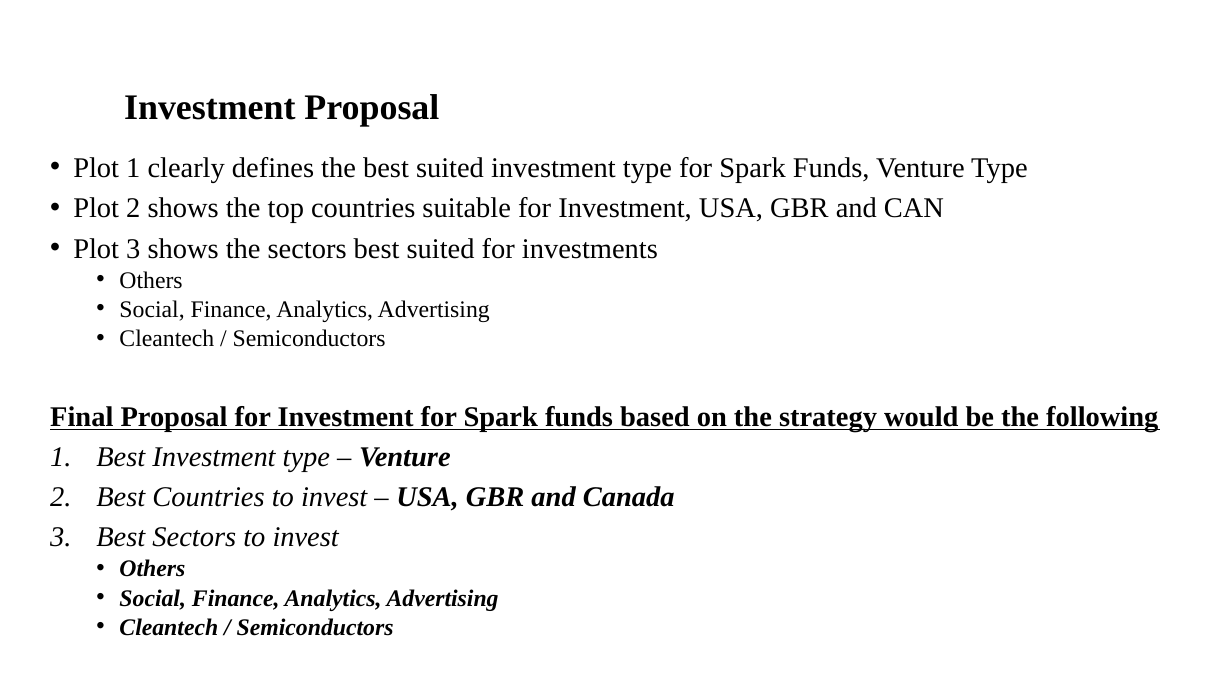
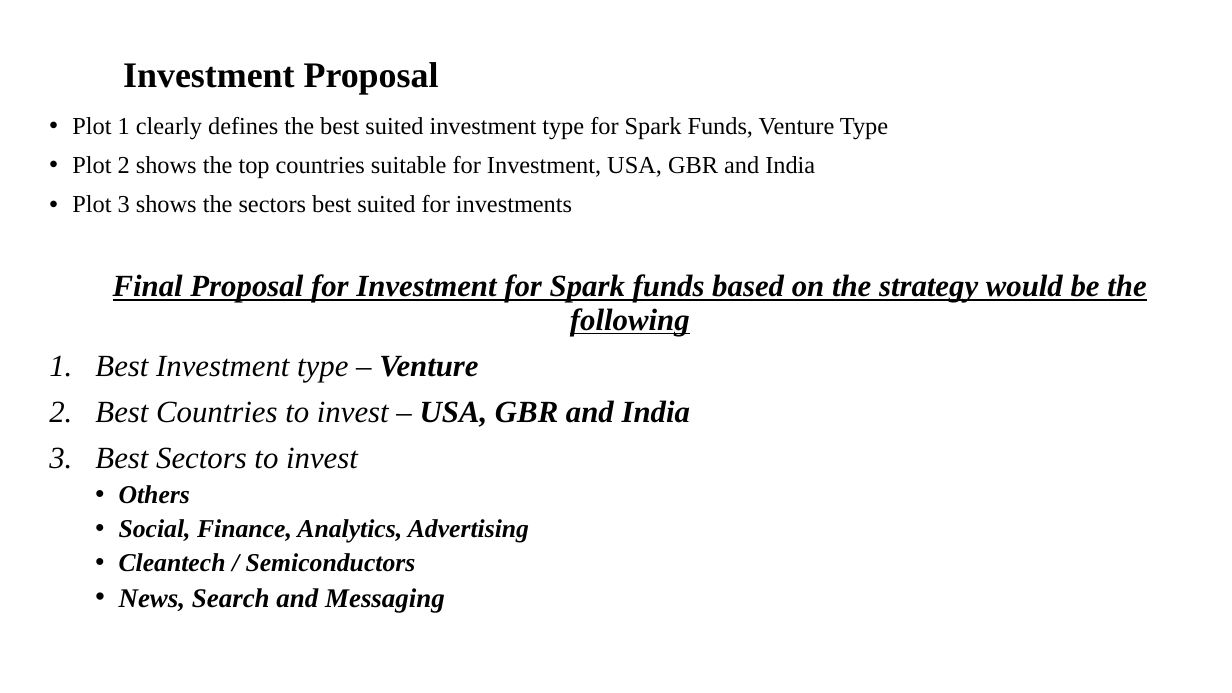
Before and after one commit to sivaswami1885/InvestmentAnalysis, a slide deck: slide 10 of INVEST.pptx. Drawn at 1232x693 pixels with LibreOffice and Linux fonts; fonts in the diff are those of the drawing; background and template pictures are left out. Boxes give left, top, right and bottom in pixels: in the first picture for what was removed or moved away, otherwise in the second. Text is boxed around its words. In the diff, an @@ line names an element or a change of style, - is before the commit and + after.

```diff
--- a/INVEST.pptx
+++ b/INVEST.pptx
@@ title "Investment Proposal": place and size @@
-title "Investment Proposal" at [124, 94, 439, 127]
+title "Investment Proposal" at [123, 62, 439, 95]
@@ text "Plot 1 clearly defines the ...": place and size @@
-text "Plot 1 clearly defines the ..." at [50, 157, 1158, 636]
+text "Plot 1 clearly defines the ..." at [72, 117, 1146, 612]
@@ text at [72, 117, 1146, 572]: size 22.2 to 19 pt in "Plot 1 clearly defines the best suited ...", "Plot 3 shows the sectors best suited ..."; size 22.2 to 24 pt in "Final Proposal for Investment for Spark funds ...", "Best Investment type – Venture", "Best Sectors to invest"; italic on in "Final Proposal for Investment for Spark funds ..."; size 18.5 to 20 pt in "Others", "Social, Finance, Analytics, Advertising", "Cleantech / Semiconductors"; line spacing 0.8 to 0.9; alignment left to centre @@
@@ text at [72, 156, 815, 179]: text changed; size 22.2 to 19 pt @@
-• Plot 2 shows the top countries suitable for Investment, USA, GBR and CAN
+• Plot 2 shows the top countries suitable for Investment, USA, GBR and India
@@ text at [119, 271, 490, 347]: paragraphs removed @@
-  • Others
-  • Social, Finance, Analytics, Advertising
-  • Cleantech / Semiconductors
@@ text at [95, 400, 690, 427]: text changed; size 22.2 to 24 pt @@
-2. Best Countries to invest – USA, GBR and Canada
+2. Best Countries to invest – USA, GBR and India
@@ text at [119, 588, 445, 612]: paragraph added @@
+  • News, Search and Messaging
```
Also in this commit, not shown: 8 other slides changed, 4 other files.
